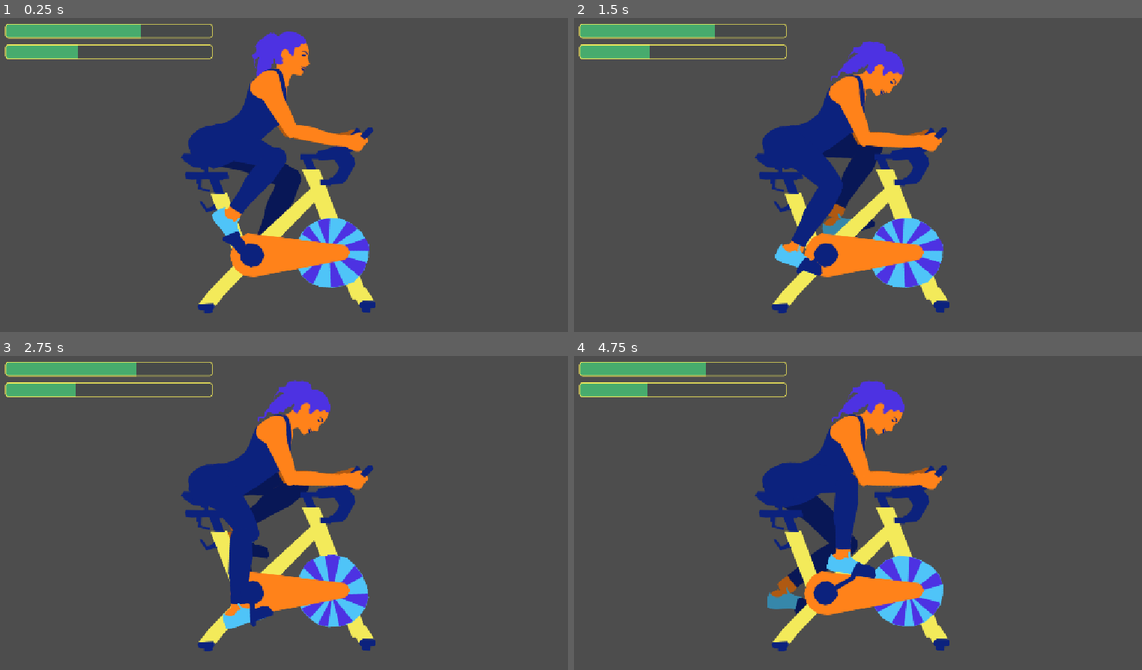
Above: before the commit, frames 1-4 (two rows, left to right).
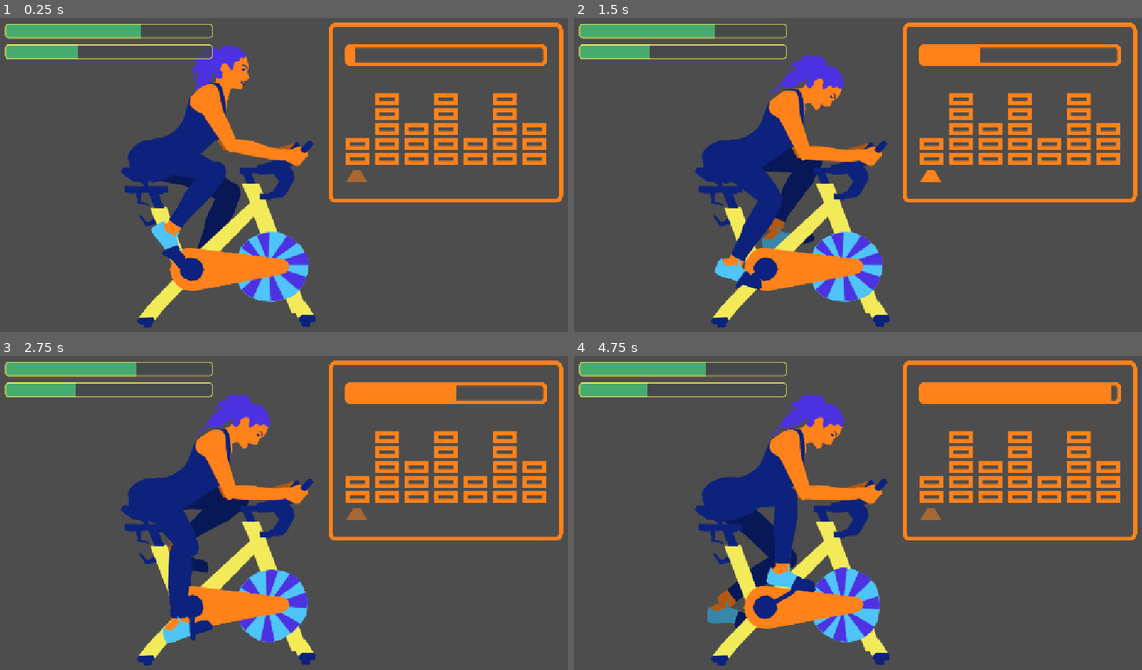
Above: after the commit, the same moments.

Repository: local-minimum/The-Vicious-Cycle
Game: Godot game, scene res://levels/spinning/spinning.tscn
Same seed, same stepped clock (60 frames per second), same inputs: the game is played once before the commit and once after it.
Inputs (mouse positions are in pixels of both pictures, inside the frame that each line leads up to):
- Up to frame 1 (0.25 s): no input
- Up to frame 2 (1.5 s): tap Enter at 0.5 s; move the mouse to (988, 153) at 0.52 s; hold D (pedal_right) 0.53-1.28 s; tap Ctrl at 0.6 s; click (988, 153) at 0.67 s; tap Space at 0.77 s; move the mouse to (738, 187) at 1.27 s; hold S from 1.28 s (still down); tap Q at 1.35 s
- Up to frame 3 (2.75 s): tap Space at 1.52 s; move the mouse to (346, 434) at 2.02 s; release S at 2.03 s; hold D (pedal_right) from 2.03 s (still down); tap Delete at 2.1 s
- Up to frame 4 (4.75 s): move the mouse to (829, 575) at 2.77 s; release D (pedal_right) at 2.78 s; hold W 2.78-3.53 s; tap E at 2.85 s; click (829, 575) at 2.92 s; tap Space at 3.02, 3.77, 4.52 s; move the mouse to (1039, 560) at 3.52 s; hold A (pedal_left) from 3.53 s (still down); tap Enter at 3.6 s; move the mouse to (676, 459) at 4.27 s; tap Keypad Enter at 4.35 s

The runs differ from the first frame. In frame 1, 27% of the frame differs, in the area x 21-100%, y 1-99%; in frame 2, 28%; in frame 3, 28%; in frame 4, 29%.

Commit message:
Spinning program ui

Diff:
--- a/autoload/signal_bus.gd
+++ b/autoload/signal_bus.gd
@@ -5,6 +5,8 @@
 signal on_start_exercise()
 signal on_exercise(amount: float)
 signal on_exercise_no_calories()
+signal on_exercise_start_step(step: int, resistance: int)
+signal on_exercise_complete()
 
 signal on_start_eating()
 signal on_inspect_food(food: Food2D, servings: int, on_eat: Callable)
--- a/levels/spinning/machine.svg
+++ b/levels/spinning/machine.svg
@@ -26,15 +26,15 @@
      inkscape:pagecheckerboard="0"
      inkscape:deskcolor="#505050"
      inkscape:document-units="mm"
-     inkscape:zoom="2.2449495"
-     inkscape:cx="101.33858"
-     inkscape:cy="-34.299213"
+     inkscape:zoom="3.174838"
+     inkscape:cx="541.60243"
+     inkscape:cy="193.39569"
      inkscape:window-width="2743"
      inkscape:window-height="1469"
      inkscape:window-x="0"
      inkscape:window-y="0"
      inkscape:window-maximized="1"
-     inkscape:current-layer="layer1" /><defs
+     inkscape:current-layer="g7" /><defs
      id="defs1" /><g
      inkscape:label="Machine"
      inkscape:groupmode="layer"
@@ -149,7 +149,191 @@
        inkscape:label="Pedal"
        inkscape:export-filename="front_pedal.png"
        inkscape:export-xdpi="96"
-       inkscape:export-ydpi="96" /></g><g
+       inkscape:export-ydpi="96" /><rect
+       style="fill:none;stroke:#ff821a;stroke-width:2;stroke-opacity:1"
+       id="rect1"
+       width="117.00597"
+       height="89.337891"
+       x="188.62961"
+       y="26.083515"
+       ry="3.2999997"
+       rx="1.8857143" /><g
+       id="g7"
+       transform="translate(2.5928571)"><rect
+         style="fill:none;stroke:#ff821a;stroke-width:2;stroke-opacity:1"
+         id="rect2"
+         width="9.9000006"
+         height="4.007143"
+         x="194.7"
+         y="99.825005" /><rect
+         style="fill:none;stroke:#ff821a;stroke-width:2;stroke-opacity:1"
+         id="rect3"
+         width="9.9000006"
+         height="4.007143"
+         x="194.7"
+         y="92.187859" /><path
+         id="rect44"
+         style="fill:#ff821a;stroke:#ff821a;stroke-width:2;fill-opacity:1"
+         d="m 199.21455,107.57541 h 1.56624 l 2.50013,4.00715 h -7.06652 z"
+         sodipodi:nodetypes="ccccc" /></g><g
+       id="g13"
+       transform="translate(17.560714)"><rect
+         style="fill:none;stroke:#ff821a;stroke-width:2;stroke-opacity:1"
+         id="rect8"
+         width="9.9000006"
+         height="4.007143"
+         x="194.7"
+         y="99.825005" /><rect
+         style="fill:none;stroke:#ff821a;stroke-width:2;stroke-opacity:1"
+         id="rect9"
+         width="9.9000006"
+         height="4.007143"
+         x="194.7"
+         y="92.187859" /><rect
+         style="fill:none;stroke:#ff821a;stroke-width:2;stroke-opacity:1"
+         id="rect10"
+         width="9.9000006"
+         height="4.007143"
+         x="194.7"
+         y="84.55072" /><rect
+         style="fill:none;stroke:#ff821a;stroke-width:2;stroke-opacity:1"
+         id="rect11"
+         width="9.9000006"
+         height="4.007143"
+         x="194.7"
+         y="76.913574" /><rect
+         style="fill:none;stroke:#ff821a;stroke-width:2;stroke-opacity:1"
+         id="rect12"
+         width="9.9000006"
+         height="4.007143"
+         x="194.7"
+         y="69.276428" /></g><g
+       id="g19"
+       transform="translate(32.528571)"><rect
+         style="fill:none;stroke:#ff821a;stroke-width:2;stroke-opacity:1"
+         id="rect14"
+         width="9.9000006"
+         height="4.007143"
+         x="194.7"
+         y="99.825005" /><rect
+         style="fill:none;stroke:#ff821a;stroke-width:2;stroke-opacity:1"
+         id="rect15"
+         width="9.9000006"
+         height="4.007143"
+         x="194.7"
+         y="92.187859" /><rect
+         style="fill:none;stroke:#ff821a;stroke-width:2;stroke-opacity:1"
+         id="rect16"
+         width="9.9000006"
+         height="4.007143"
+         x="194.7"
+         y="84.55072" /></g><g
+       id="g26"
+       transform="translate(47.496428)"><rect
+         style="fill:none;stroke:#ff821a;stroke-width:2;stroke-opacity:1"
+         id="rect20"
+         width="9.9000006"
+         height="4.007143"
+         x="194.7"
+         y="99.825005" /><rect
+         style="fill:none;stroke:#ff821a;stroke-width:2;stroke-opacity:1"
+         id="rect21"
+         width="9.9000006"
+         height="4.007143"
+         x="194.7"
+         y="92.187859" /><rect
+         style="fill:none;stroke:#ff821a;stroke-width:2;stroke-opacity:1"
+         id="rect22"
+         width="9.9000006"
+         height="4.007143"
+         x="194.7"
+         y="84.55072" /><rect
+         style="fill:none;stroke:#ff821a;stroke-width:2;stroke-opacity:1"
+         id="rect23"
+         width="9.9000006"
+         height="4.007143"
+         x="194.7"
+         y="76.913574" /><rect
+         style="fill:none;stroke:#ff821a;stroke-width:2;stroke-opacity:1"
+         id="rect24"
+         width="9.9000006"
+         height="4.007143"
+         x="194.7"
+         y="69.276428" /></g><g
+       id="g31"
+       transform="translate(62.464285)"><rect
+         style="fill:none;stroke:#ff821a;stroke-width:2;stroke-opacity:1"
+         id="rect26"
+         width="9.9000006"
+         height="4.007143"
+         x="194.7"
+         y="99.825005" /><rect
+         style="fill:none;stroke:#ff821a;stroke-width:2;stroke-opacity:1"
+         id="rect27"
+         width="9.9000006"
+         height="4.007143"
+         x="194.7"
+         y="92.187859" /></g><g
+       id="g37"
+       transform="translate(77.432142)"><rect
+         style="fill:none;stroke:#ff821a;stroke-width:2;stroke-opacity:1"
+         id="rect32"
+         width="9.9000006"
+         height="4.007143"
+         x="194.7"
+         y="99.825005" /><rect
+         style="fill:none;stroke:#ff821a;stroke-width:2;stroke-opacity:1"
+         id="rect33"
+         width="9.9000006"
+         height="4.007143"
+         x="194.7"
+         y="92.187859" /><rect
+         style="fill:none;stroke:#ff821a;stroke-width:2;stroke-opacity:1"
+         id="rect34"
+         width="9.9000006"
+         height="4.007143"
+         x="194.7"
+         y="84.55072" /><rect
+         style="fill:none;stroke:#ff821a;stroke-width:2;stroke-opacity:1"
+         id="rect35"
+         width="9.9000006"
+         height="4.007143"
+         x="194.7"
+         y="76.913574" /><rect
+         style="fill:none;stroke:#ff821a;stroke-width:2;stroke-opacity:1"
+         id="rect36"
+         width="9.9000006"
+         height="4.007143"
+         x="194.7"
+         y="69.276428" /></g><g
+       id="g43"
+       transform="translate(92.399999)"><rect
+         style="fill:none;stroke:#ff821a;stroke-width:2;stroke-opacity:1"
+         id="rect38"
+         width="9.9000006"
+         height="4.007143"
+         x="194.7"
+         y="99.825005" /><rect
+         style="fill:none;stroke:#ff821a;stroke-width:2;stroke-opacity:1"
+         id="rect39"
+         width="9.9000006"
+         height="4.007143"
+         x="194.7"
+         y="92.187859" /><rect
+         style="fill:none;stroke:#ff821a;stroke-width:2;stroke-opacity:1"
+         id="rect40"
+         width="9.9000006"
+         height="4.007143"
+         x="194.7"
+         y="84.55072" /></g><rect
+       style="fill:#ff821a;fill-opacity:1;stroke:#ff821a;stroke-width:2;stroke-opacity:1"
+       id="rect43"
+       width="100.88571"
+       height="9.4285707"
+       x="196.68973"
+       y="35.946438"
+       ry="2.3571429"
+       rx="2.1214285" /></g><g
      inkscape:groupmode="layer"
      id="layer2"
      inkscape:label="Woman"
--- a/levels/spinning/spinning.tscn
+++ b/levels/spinning/spinning.tscn
@@ -1,7 +1,25 @@
 [gd_scene format=3 uid="uid://b8inoqmk7krim"]
 
 [ext_resource type="PackedScene" uid="uid://x84wh1oe13d6" path="res://levels/spinning/spinning_machine.tscn" id="1_0p5ow"]
+[ext_resource type="Script" uid="uid://j7ssncj7u68p" path="res://levels/spinning/spinning_setting.gd" id="2_05p7j"]
 [ext_resource type="PackedScene" uid="uid://d0oqx6or8yx02" path="res://ui/ui.tscn" id="2_bbsge"]
+
+[sub_resource type="Resource" id="Resource_1nolk"]
+script = ExtResource("2_05p7j")
+angular_speed_decay_per_second = 0.05
+pedaling_force = 130.0
+metadata/_custom_type_script = "uid://j7ssncj7u68p"
+
+[sub_resource type="Resource" id="Resource_v5qya"]
+script = ExtResource("2_05p7j")
+metadata/_custom_type_script = "uid://j7ssncj7u68p"
+
+[sub_resource type="Resource" id="Resource_8n1wk"]
+script = ExtResource("2_05p7j")
+angular_speed_decay_per_second = 0.25
+pedaling_force = 65.0
+wheel_velocity_factor = 0.35
+metadata/_custom_type_script = "uid://j7ssncj7u68p"
 
 [sub_resource type="RectangleShape2D" id="RectangleShape2D_kjfgv"]
 size = Vector2(1600, 20)
@@ -9,7 +27,8 @@
 [node name="Spinning" type="Node2D" unique_id=1598286406]
 
 [node name="Spinning Machine" parent="." unique_id=1520837573 instance=ExtResource("1_0p5ow")]
-position = Vector2(564, 416)
+position = Vector2(448, 443)
+spinning_settings = Array[ExtResource("2_05p7j")]([SubResource("Resource_1nolk"), SubResource("Resource_v5qya"), SubResource("Resource_8n1wk")])
 
 [node name="Camera2D" type="Camera2D" parent="." unique_id=1214777534]
 position = Vector2(576, 320)
@@ -17,7 +36,7 @@
 [node name="UI" parent="." unique_id=355930785 instance=ExtResource("2_bbsge")]
 
 [node name="Floor Collider" type="StaticBody2D" parent="." unique_id=504687601]
-position = Vector2(569, 611)
+position = Vector2(569, 622)
 collision_layer = 3
 collision_mask = 3
 
--- a/levels/spinning/spinning_machine.gd
+++ b/levels/spinning/spinning_machine.gd
@@ -14,7 +14,7 @@
 const BACK_ANGLE_MIN: float = deg_to_rad(-137)
 const BACK_ANGLE_MAX: float = deg_to_rad(62)
 var _wheel_pos: Vector2
-var _active_setting: int = 2
+var _active_setting: int = 0
 
 func _enter_tree() -> void:
     if __SignalBus.on_exercise_no_calories.connect(_handle_no_calories) != OK:
--- a/levels/spinning/spinning_machine.tscn
+++ b/levels/spinning/spinning_machine.tscn
@@ -40,7 +40,6 @@
 script = ExtResource("2_8n1wk")
 angular_speed_decay_per_second = 0.05
 pedaling_force = 130.0
-wheel_velocity_factor = 0.15
 metadata/_custom_type_script = "uid://j7ssncj7u68p"
 
 [sub_resource type="CircleShape2D" id="CircleShape2D_kjfgv"]
--- /dev/null
+++ b/ui/spinning_programs.gd
@@ -0,0 +1,51 @@
+extends TextureRect
+
+@export var step_progress: TextureProgressBar
+@export var step_arrows: Array[TextureRect]
+@export_range(1.0, 10.0) var time_per_step: float = 5
+@export var step_resistances: Array[int]
+
+func _enter_tree() -> void:
+    visible = false
+    if __SignalBus.on_start_exercise.connect(_run_program) != OK:
+        push_error("Failed to connect start exercise")
+
+func _run_program() -> void:
+    step_progress.value = 0
+    for arrow: TextureRect in step_arrows:
+        arrow.modulate.a = 0
+    visible = true
+    _run_step(0)
+    print_debug("Run steps")
+
+func _run_step(step: int) -> void:
+    step_progress.value = 0
+    __SignalBus.on_exercise_start_step.emit(step, step_resistances[step])
+
+    var t: Tween = create_tween()
+    var arrow = step_arrows[step]
+    var arrow_half_blinks: int = floori(time_per_step / 0.5)
+
+    t.set_parallel()
+    t.tween_method(
+        func (progress: float) -> void:
+            var inc = (floori(progress) % 2) == 0
+            var blink_progress = progress - floor(progress)
+            if inc:
+                arrow.modulate.a = lerpf(0, 1, blink_progress)
+            else:
+                arrow.modulate.a = lerpf(1, 0, blink_progress)
+            ,
+        0.0,
+        float(arrow_half_blinks),
+        time_per_step)
+    t.tween_property(step_progress, 'value', 100, time_per_step)
+
+    t.finished.connect(func () -> void:
+        arrow.modulate.a = 0
+        if step + 1 < step_arrows.size():
+            _run_step(step + 1)
+        else:
+            __SignalBus.on_exercise_complete.emit()
+        ,
+    )
--- a/ui/ui.tscn
+++ b/ui/ui.tscn
@@ -12,6 +12,11 @@
 [ext_resource type="Texture2D" uid="uid://c3dehefxtcmcd" path="res://ui/stomach1.png" id="9_hrmpd"]
 [ext_resource type="Texture2D" uid="uid://dyxvgxm04tvw0" path="res://ui/stomach2.png" id="10_x7jpl"]
 [ext_resource type="Texture2D" uid="uid://calnm14lwr0hk" path="res://ui/stomach3.png" id="11_os0ka"]
+[ext_resource type="Texture2D" uid="uid://lnk7s21h2b5j" path="res://levels/spinning/display.png" id="13_x7jpl"]
+[ext_resource type="Texture2D" uid="uid://cfwjv5s21uotq" path="res://levels/spinning/rprogress_frame.png" id="14_diyc5"]
+[ext_resource type="Script" uid="uid://be5du7he8youa" path="res://ui/spinning_programs.gd" id="14_ju45i"]
+[ext_resource type="Texture2D" uid="uid://bxs2bi6e2u5j0" path="res://levels/spinning/rprogress_filled.png" id="15_mf2ns"]
+[ext_resource type="Texture2D" uid="uid://cllkwqnrws3lv" path="res://levels/spinning/pointer.png" id="17_74toj"]
 
 [sub_resource type="LabelSettings" id="LabelSettings_kjfgv"]
 font_size = 29
@@ -136,3 +141,69 @@
 layout_mode = 2
 text = "Left click to consume"
 horizontal_alignment = 1
+
+[node name="Spinning Programs" type="TextureRect" parent="MarginContainer" unique_id=52752878 node_paths=PackedStringArray("step_progress", "step_arrows")]
+layout_mode = 2
+size_flags_horizontal = 8
+size_flags_vertical = 0
+texture = ExtResource("13_x7jpl")
+stretch_mode = 2
+script = ExtResource("14_ju45i")
+step_progress = NodePath("Step Progress")
+step_arrows = [NodePath("HBoxContainer/TextureRect"), NodePath("HBoxContainer/TextureRect2"), NodePath("HBoxContainer/TextureRect3"), NodePath("HBoxContainer/TextureRect4"), NodePath("HBoxContainer/TextureRect5"), NodePath("HBoxContainer/TextureRect6"), NodePath("HBoxContainer/TextureRect7")]
+step_resistances = Array[int]([1, 3, 2, 3, 1, 3, 2])
+
+[node name="Step Progress" type="TextureProgressBar" parent="MarginContainer/Spinning Programs" unique_id=78309173]
+layout_mode = 1
+anchors_preset = 5
+anchor_left = 0.5
+anchor_right = 0.5
+offset_left = -194.5
+offset_top = 40.0
+offset_right = 194.5
+offset_bottom = 83.0
+grow_horizontal = 2
+value = 70.0
+texture_over = ExtResource("14_diyc5")
+texture_progress = ExtResource("15_mf2ns")
+
+[node name="HBoxContainer" type="HBoxContainer" parent="MarginContainer/Spinning Programs" unique_id=1872089902]
+layout_mode = 1
+anchors_preset = 12
+anchor_top = 1.0
+anchor_right = 1.0
+anchor_bottom = 1.0
+offset_top = -63.0
+offset_bottom = -40.0
+grow_horizontal = 2
+grow_vertical = 0
+theme_override_constants/separation = 17
+alignment = 1
+
+[node name="TextureRect" type="TextureRect" parent="MarginContainer/Spinning Programs/HBoxContainer" unique_id=1386591906]
+layout_mode = 2
+texture = ExtResource("17_74toj")
+
+[node name="TextureRect2" type="TextureRect" parent="MarginContainer/Spinning Programs/HBoxContainer" unique_id=514442057]
+layout_mode = 2
+texture = ExtResource("17_74toj")
+
+[node name="TextureRect3" type="TextureRect" parent="MarginContainer/Spinning Programs/HBoxContainer" unique_id=1534722824]
+layout_mode = 2
+texture = ExtResource("17_74toj")
+
+[node name="TextureRect4" type="TextureRect" parent="MarginContainer/Spinning Programs/HBoxContainer" unique_id=2021821932]
+layout_mode = 2
+texture = ExtResource("17_74toj")
+
+[node name="TextureRect5" type="TextureRect" parent="MarginContainer/Spinning Programs/HBoxContainer" unique_id=174300702]
+layout_mode = 2
+texture = ExtResource("17_74toj")
+
+[node name="TextureRect6" type="TextureRect" parent="MarginContainer/Spinning Programs/HBoxContainer" unique_id=397930761]
+layout_mode = 2
+texture = ExtResource("17_74toj")
+
+[node name="TextureRect7" type="TextureRect" parent="MarginContainer/Spinning Programs/HBoxContainer" unique_id=1867547333]
+layout_mode = 2
+texture = ExtResource("17_74toj")
Binary file added: levels/spinning/display.png
Not shown, added: levels/spinning/display.png.import
Binary file added: levels/spinning/pointer.png
Not shown, added: levels/spinning/pointer.png.import
Binary file added: levels/spinning/rprogress_filled.png
Not shown, added: levels/spinning/rprogress_filled.png.import
Binary file added: levels/spinning/rprogress_frame.png
Not shown, added: levels/spinning/rprogress_frame.png.import
Not shown, added: ui/spinning_programs.gd.uid
